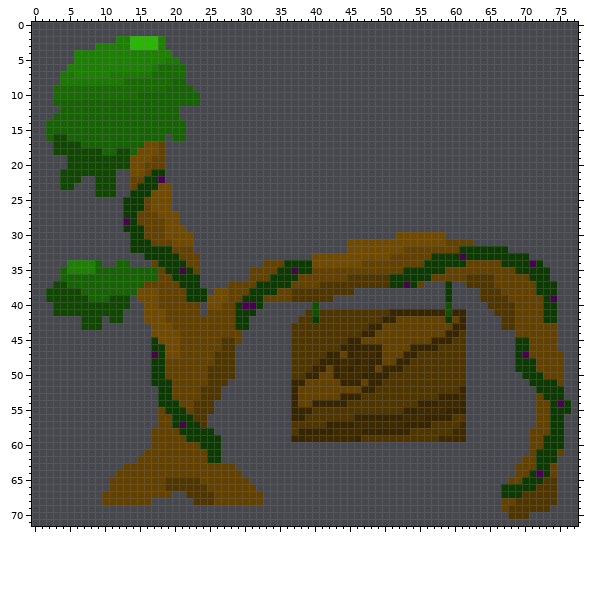
Sprite sheet, stored at Ripset/images/sprite2-animation 1-000.png. The picture above was drawn from the file before the commit.
The file is 250x250 pixels. Colours within 5 levels of each other are drawn and written as one. The old version is drawn lined up with the new one, on the new canvas.
After the commit:
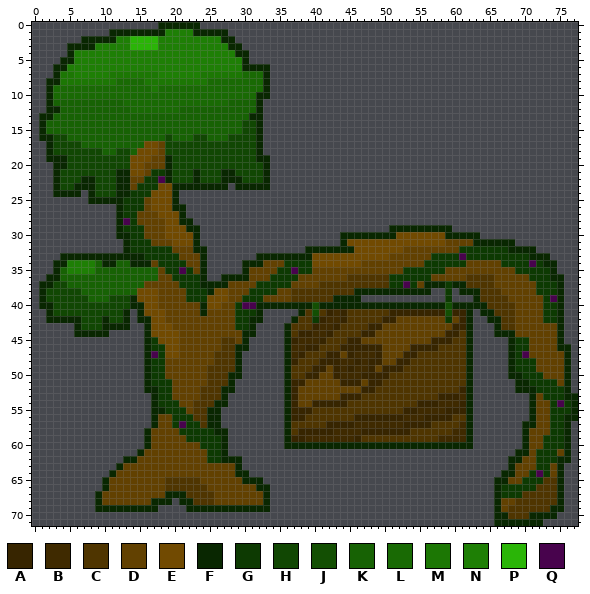
Palette (. is transparent): A #372500  B #3f2a00  C #4f3500  D #624101  E #714a01  F #092701  G #0d3a02  H #114703  J #134f03  K #176204  L #196a04  M #1c7704  N #1e7f05  P #2ab507  Q #48034d
From old to new:
canvas 250x250 -> 78x72, the old top-left corner now at -68,-100 (the part of the old canvas that was cut away was empty and is not shown)
Changed rows in their new state; - is an unchanged pixel.
first column x 1:
 0 -----------------FFFFFF------------------------------------------------------
 1 ----------FFFFFFFFNNNNFFFFF--------------------------------------------------
 2 ------FFFFF-------NNNNNNNNFF-------------------------------------------------
 3 ----FFFF----------NNNNNNNNNFF------------------------------------------------
 4 ----F--------------NNNNNNNNNFF-----------------------------------------------
 5 ---FF-------------NNNNNNNNNNNF-----------------------------------------------
 6 --FF------------NNNNNNNNNNNNNFFFF--------------------------------------------
 7 --F-------------MNNNNNNMMMMMMLLLF--------------------------------------------
 8 -FF--------L---MMMMMMMMMLLLLLLLLF--------------------------------------------
 9 -F--------------M-LLLLLLLLLLLLLLF--------------------------------------------
10 -F------------LLLLLLLLLLLLLLLLLFF--------------------------------------------
11 -F----------LLLLLLLLLLLLLLLKKKKF---------------------------------------------
12 -FF----------LLLLLLLKKKKKKKKKKKF---------------------------------------------
13 FF------------------KKKKKKKKKKFF---------------------------------------------
14 F--------------------KKKKKKKKHHF---------------------------------------------
15 F--------------------KKKKKKKKHHF---------------------------------------------
16 FF----------------H--KHHKKKHHHHF---------------------------------------------
17 -F----------------HHHHHHHHHHHHHF---------------------------------------------
18 -F----------------HHHHHHHHHHHHHF---------------------------------------------
19 -FFF--------------FHHHHHHHHHHHHFF--------------------------------------------
20 --FF--------------FHHHHHHHHHHHHHF--------------------------------------------
21 --F--------FF-----FHHHFHHHFFHHHHF--------------------------------------------
22 --F---FF---FF-----FHHHFHHHFFFHHHF--------------------------------------------
23 --F--FFF---FF------FFFFFFFF-FFFFF--------------------------------------------
24 --FFFF-F---FF------F---------------------------------------------------------
25 -------FFFFF-------F---------------------------------------------------------
26 -----------F-------FF--------------------------------------------------------
27 -----------F--------F--------------------------------------------------------
28 -----------F--------FF-------------------------------------------------------
29 -----------F---------FF---------------------------FFFFFFFFF------------------
30 -----------FF---------F--------------------FFFFFFFF-------FFFFF--------------
31 ------------F---------F--------------------F------------------FFFFFF---------
32 ------------F---------FF--------------FFFFFFF----------------------FFFF------
33 ---FFFFFFFFFFFF--------F-------FFFFFFFF-------------------------------FFF----
34 --FF-----FF--FFF-------F-----FFF----------------------------------------FF---
35 --F--------------------F-----F-------------------------------------------F---
36 -FF--------------------F--FFFF-------------------------------------------FF--
37 FF---------------------FFFF----------------------------FFF-FF-------------F--
38 F-----------------------F--------------------FFFFFFFFFFF----FFF-----------F--
39 F------------F----------------------------FFFF----------------F-----------F--
40 FF-----------FF--------F-------FFFFFFFF-FFFFFFFFFFFFFFFFFF-FFFFF----------F--
41 -F----------F-F--------F-------F-----F---ABA-----------------F-FF---------F--
42 -FFFFF---F--F-FF--------------FF----F---ABBA-----------------F--FF--------F--
43 -----F---FFFF--F--------------F----F---ABBA------------------F---F--------F--
44 -----FFFFF-----F-------------FF----F-AABBA-------------------F---FFF------F--
45 ---------------F-------------F-----FABBBA--------------------F-----F------F--
46 ---------------F------------FF-----FBBAA---------------------F-----F------FF-
47 ---------------F------------F------FBA-----------------------F-----F-------F-
48 ---------------F------------F------FA------------------------F-----F-------F-
49 ---------------F------------F------F-------------------------F-----F-------F-
50 ---------------F-----------FF------F-------------------------F-----FF------F-
51 ---------------F-----------F-------F-------------------------F------FF-----F-
52 ---------------FF---------FF-------F-------------------------F------FFF----F-
53 ----------------F---------F--------F-------------------------F--------F----FF
54 ----------------F--------FF--------F-------------------------F--------F-----F
55 ----------------FF------FF---------F-------------------------F--------F-----F
56 ----------------F-------FF---------F-------------------------F--------F----FF
57 ----------------F-------FF---------F-------------------------F-------FF----F-
58 ---------------F---------FF--------F-------------------------F-------F-----F-
59 ---------------F----------F--------F-------------------------F-------F-----F-
60 ---------------F----------F--------FFFFFFFFFFFFFFFFFFFFFFFFFFF-------F-----F-
61 --------------F-----------F-----------------------------------------FF-----F-
62 ------------FF------------FFF--------------------------------------FF-----FF-
63 -----------F----------------F--------------------------------------F------F--
64 ----------F-----------------FF------------------------------------FF------F--
65 ---------F-------------------FFF---------------------------------FF-------F--
66 ---------F---------------------FF--------------------------------F--------F--
67 --------F---------FFF-----------F--------------------------------F--------F--
68 --------F-------FFF-FF----------F--------------------------------F--------F--
69 --------FFFFFFFFF----FFFFFFFFFFFF--------------------------------F-------FF--
70 -----------------------------------------------------------------FF---FFFF---
71 -----------------------------------------------------------------FFFFFFF-----
Changed places in both pictures, as pixel boxes (x1, y1, x2, y2):
changed: (39, 22, 578, 526)
